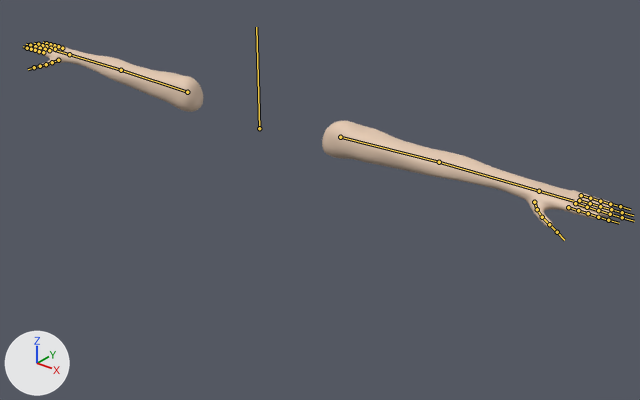
One commit to the FBX model Progetto_SVG/Assets/Assets/Models/PlayerArms.fbx: the scene before it, then after it.
Camera for both pictures: a 50 mm camera at (3.63, -3.92, 2.07) aimed at (0.38, 0.15, -0.45). Every picture has the same lights, and +X, +Y and +Z are marked at lower left. The bones that bend it are drawn over the model as lines.
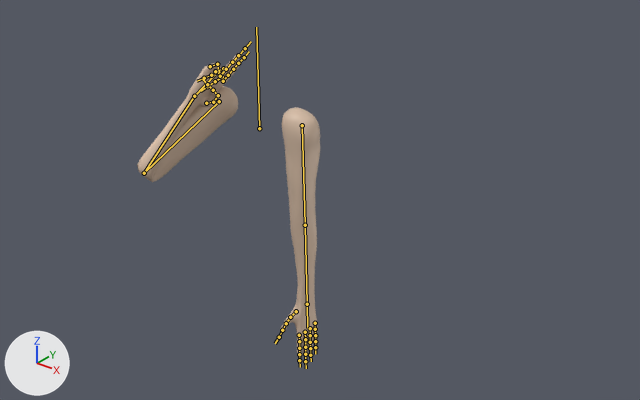
The newer file adds an action. The first version stands in its rest pose; the second is drawn at frame 24 of the action 'Armature|Attack1'.

The change in detail:
Bone 'Bicep.L' (bone_bicep_l) moves from (0.0, 0.0, 0.0) to (-0.02, -0.6, 0.0).
Bone 'Bicep.L' (bone_bicep_l) turns from (0, 0, 0) to (0, 0, -90) degrees about its own x, y and z.
Bone 'Arm.L' (bone_arm_l) turns from (0, 0, 0) to (0, 0, 1) degrees about its own x, y and z.
Bone 'Bicep.R' (bone_bicep_r) moves from (0.0, 0.0, 0.0) to (0.02, -0.6, 0.0).
Bone 'Bicep.R' (bone_bicep_r) turns from (0, 0, 0) to (56, 16, 90) degrees about its own x, y and z.
Bone 'Arm.R' (bone_arm_r) turns from (0, 0, 0) to (152, -46, 13) degrees about its own x, y and z.
Bone 'Hand.R' (bone_hand_r) turns from (0, 0, 0) to (15, -38, -1) degrees about its own x, y and z.
Bone 'Pinky1.R' (bone_pinky1_r) moves from (0.0, 0.0, 0.0) to (0.0, 0.01, 0.01).
Bone 'Pinky1.R' (bone_pinky1_r) turns from (0, 0, 0) to (15, 4, 29) degrees about its own x, y and z.
Bone 'Pinky2.R' (bone_pinky2_r) turns from (0, 0, 0) to (21, 9, 101) degrees about its own x, y and z.
Bone 'Pinky3.R' (bone_pinky3_r) turns from (0, 0, 0) to (2, -2, 81) degrees about its own x, y and z.
Bone 'Ring1.R' (bone_ring1_r) moves from (0.0, 0.0, 0.0) to (-0.01, -0.01, 0.01).
Bone 'Ring1.R' (bone_ring1_r) turns from (0, 0, 0) to (9, -2, 30) degrees about its own x, y and z.
Bone 'Ring2.R' (bone_ring2_r) turns from (0, 0, 0) to (20, 2, 119) degrees about its own x, y and z.
Bone 'Ring3.R' (bone_ring3_r) turns from (0, 0, 0) to (-9, 4, 48) degrees about its own x, y and z.
Bone 'Middle1.R' (bone_middle1_r) moves from (0.0, 0.0, 0.0) to (0.0, 0.0, 0.03).
Bone 'Middle1.R' (bone_middle1_r) turns from (0, 0, 0) to (-3, 1, 0) degrees about its own x, y and z.
Bone 'Thumb1.R' (bone_thumb1_r) moves from (0.0, 0.0, 0.0) to (0.0, 0.01, 0.01).
Bone 'Thumb1.R' (bone_thumb1_r) turns from (0, 0, 0) to (-5, -65, -8) degrees about its own x, y and z.
Bone 'Thumb2.R' (bone_thumb2_r) turns from (0, 0, 0) to (-15, -11, 69) degrees about its own x, y and z.
Bone 'Thumb3.R' (bone_thumb3_r) turns from (0, 0, 0) to (-21, -44, 78) degrees about its own x, y and z.

What differs and where, as boxes (x1, y1, x2, y2) in the pictures (640 x 400 px):
'Plane', posed (69% narrower, 64% taller)
    before: (30, 43, 614, 228)
    after: (137, 53, 320, 357)
bone 'Bicep.L', root to tip
    before: (340, 137) to (439, 162)
    after: (302, 125) to (305, 225)
bone 'Arm.L', root to tip
    before: (439, 162) to (539, 191)
    after: (305, 225) to (307, 304)
bone 'Bicep.R', root to tip
    before: (187, 92) to (121, 70)
    after: (219, 101) to (144, 173)
bone 'Arm.R', root to tip
    before: (121, 70) to (69, 54)
    after: (144, 173) to (194, 96)
bone 'Hand.R', root to tip
    before: (69, 54) to (54, 50)
    after: (194, 96) to (215, 74)
bone 'Pinky1.R', root to tip
    before: (62, 48) to (58, 46)
    after: (210, 66) to (217, 64)
bone 'Pinky2.R', root to tip
    before: (58, 46) to (54, 45)
    after: (217, 64) to (218, 72)
bone 'Pinky3.R', root to tip
    before: (54, 45) to (50, 44)
    after: (218, 72) to (211, 75)
bone 'Ring1.R', root to tip
    before: (55, 49) to (51, 48)
    after: (215, 71) to (223, 68)
bone 'Ring2.R', root to tip
    before: (51, 48) to (46, 46)
    after: (223, 68) to (222, 77)
bone 'Ring3.R', root to tip
    before: (46, 46) to (42, 45)
    after: (222, 77) to (215, 81)
bone 'Middle1.R', root to tip
    before: (49, 50) to (45, 49)
    after: (220, 76) to (226, 69)
bone 'Thumb1.R', root to tip
    before: (58, 60) to (52, 62)
    after: (206, 103) to (213, 102)
bone 'Thumb2.R', root to tip
    before: (52, 62) to (46, 64)
    after: (213, 102) to (218, 95)
bone 'Thumb3.R', root to tip
    before: (46, 64) to (40, 66)
    after: (218, 95) to (213, 90)
